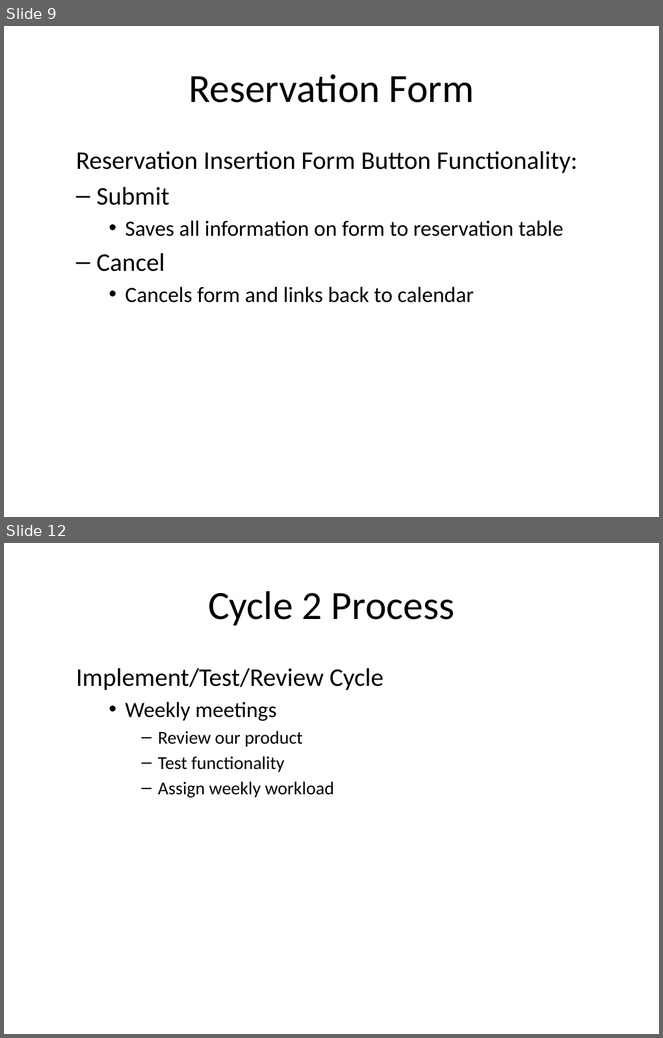
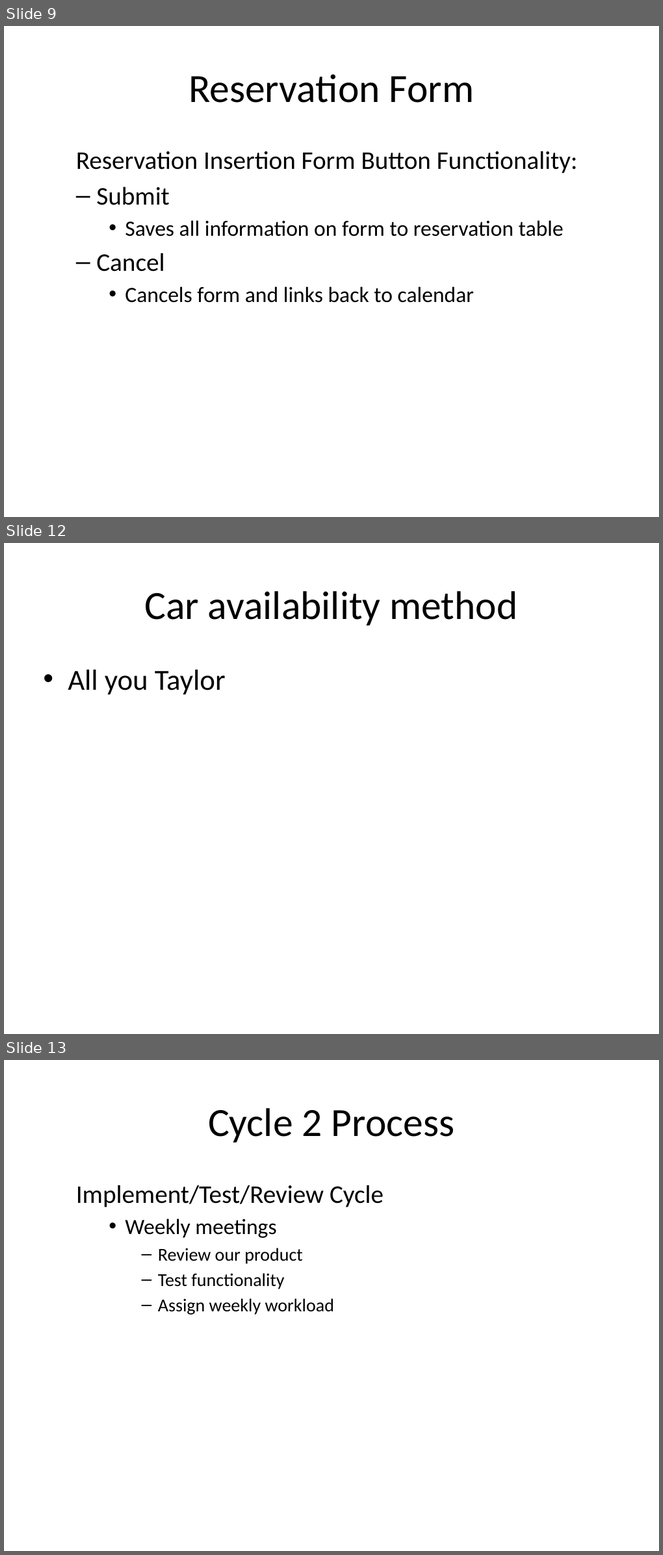
Before and after one commit to telepresencebot2/Transportation-For-Visually-Impaired, a slide deck: Cycle2DOC/CycleTwoPresentation.pptx. Shown one above the other, each under a label of ours: slides 9 and 12 before the commit, slides 9, 12 and 13 after it; the slides between them are not shown. The pictures are 663x1038 and 663x1555 pixels, drawn with LibreOffice and Linux fonts; fonts in the diff are those of the drawing; background and template pictures are left out. Boxes give left, top, right and bottom in pixels: in the first picture for what was removed or moved away, otherwise in the second. Text is boxed around its words. In the diff, an @@ line names an element or a change of style, - is before the commit and + after.

```diff
--- a/Cycle2DOC/CycleTwoPresentation.pptx
+++ b/Cycle2DOC/CycleTwoPresentation.pptx
@@ slide 12 added at [4, 543, 659, 1034], background picture (left out) @@
@@ title added at [144, 591, 518, 626], 44 pt, text #000000 @@
+Car availability method
@@ text added at [68, 670, 226, 695], 32 pt, text #000000 @@
+• All you Taylor
@@ what was slide 12 is now slide 13 @@
```
Also in this commit, not shown: 3 slides changed, 6 other files.
